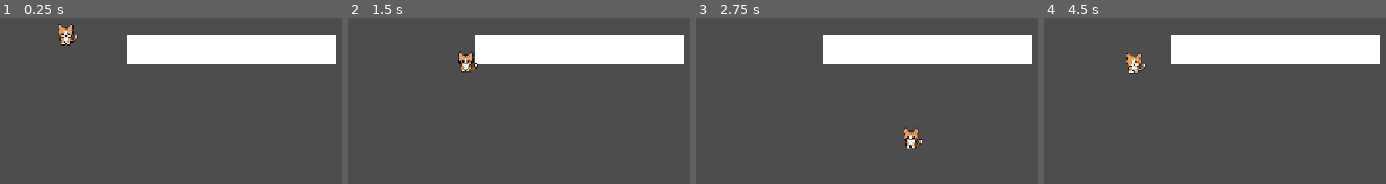
Above: before the commit, frames 1-4 (left to right).
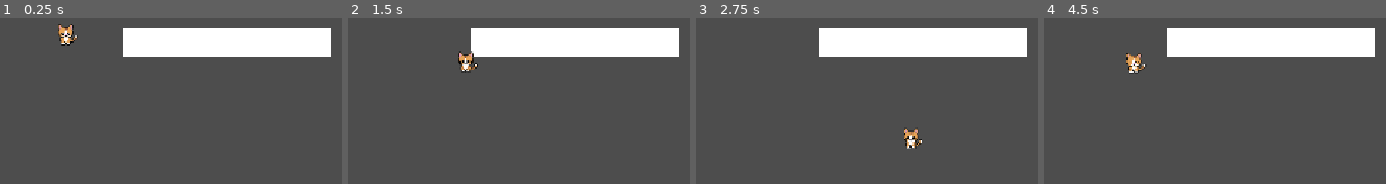
Above: after the commit, the same moments.

Repository: Kysuke727/pixelcat
Game: Godot game, scene res://scenes/main.tscn
Two runs of this game, one before a commit and one after it. Both use one fixed random seed, a clock stepped at 60 frames per second and the inputs below.
Inputs:
- Up to frame 1 (0.25 s): no input
- Up to frame 2 (1.5 s): tap Enter at 0.5 s; hold D (move_right) 0.53-1.28 s; tap Space at 1.25 s; hold S (move_down) from 1.28 s (still down)
- Up to frame 3 (2.75 s): release S (move_down) at 2.03 s; hold D (move_right) from 2.03 s (still down)
- Up to frame 4 (4.5 s): release D (move_right) at 2.78 s; hold W (move_up) 2.78-3.53 s; hold A (move_left) from 3.53 s (still down)

The runs differ from the first frame. In frame 1, 5.5% of the frame differs, in the area x 35-99%, y 6-28%; in frame 2, 5.5%; in frame 3, 5.5%; in frame 4, 5.5%.

Commit message:
test::B first commit

Diff:
--- a/scenes/main.tscn
+++ b/scenes/main.tscn
@@ -14,10 +14,10 @@
 shape = SubResource("RectangleShape2D_ab0bu")
 
 [node name="ColorRect" type="ColorRect" parent="wall" unique_id=1359269409]
-offset_left = 388.0
-offset_top = 301.0
-offset_right = 687.0
-offset_bottom = 342.0
+offset_left = 382.0
+offset_top = 290.0
+offset_right = 681.0
+offset_bottom = 331.0
 
 [node name="Cat" parent="." unique_id=211071589 instance=ExtResource("1_o5qli")]
 position = Vector2(300, 300)
